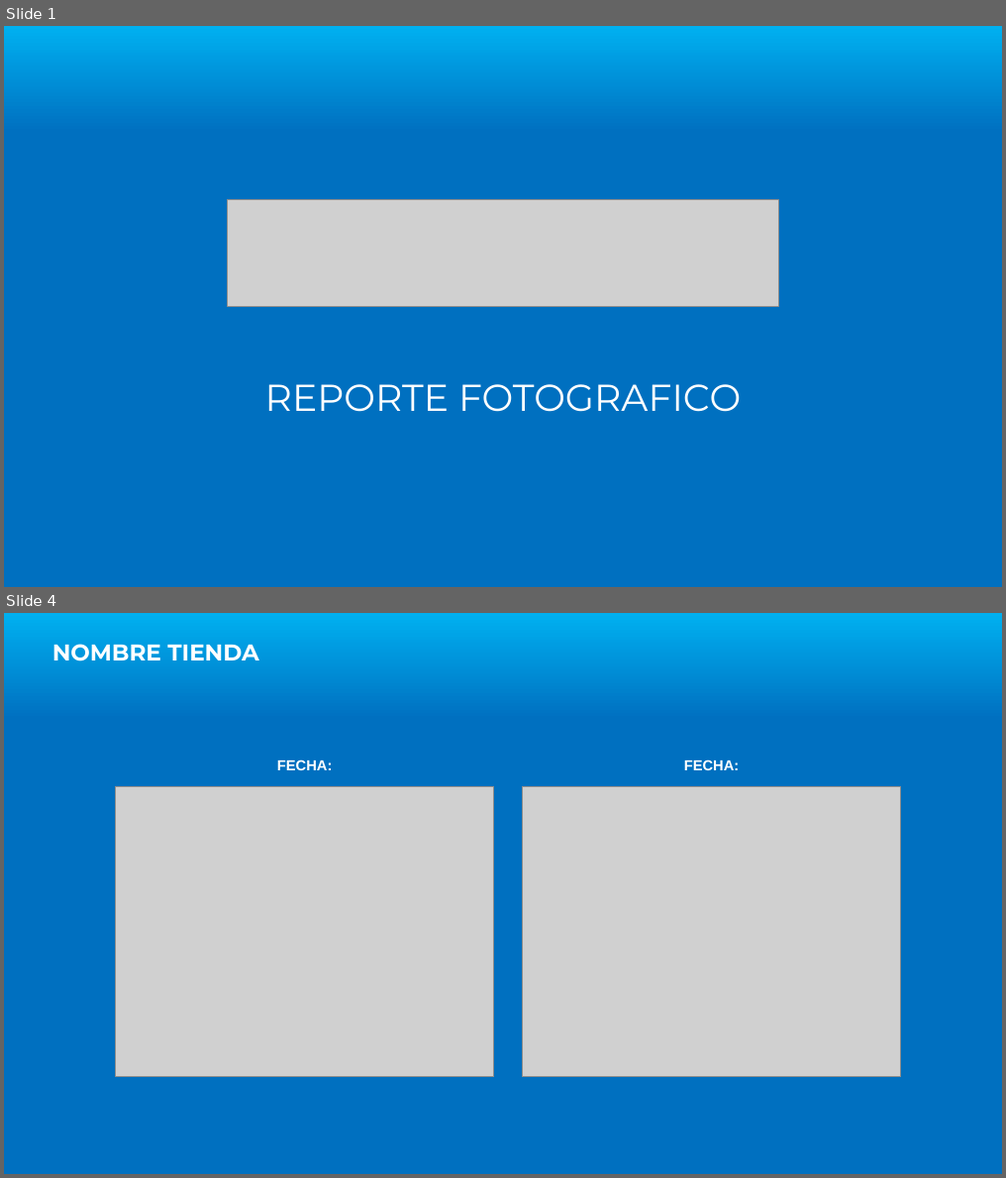
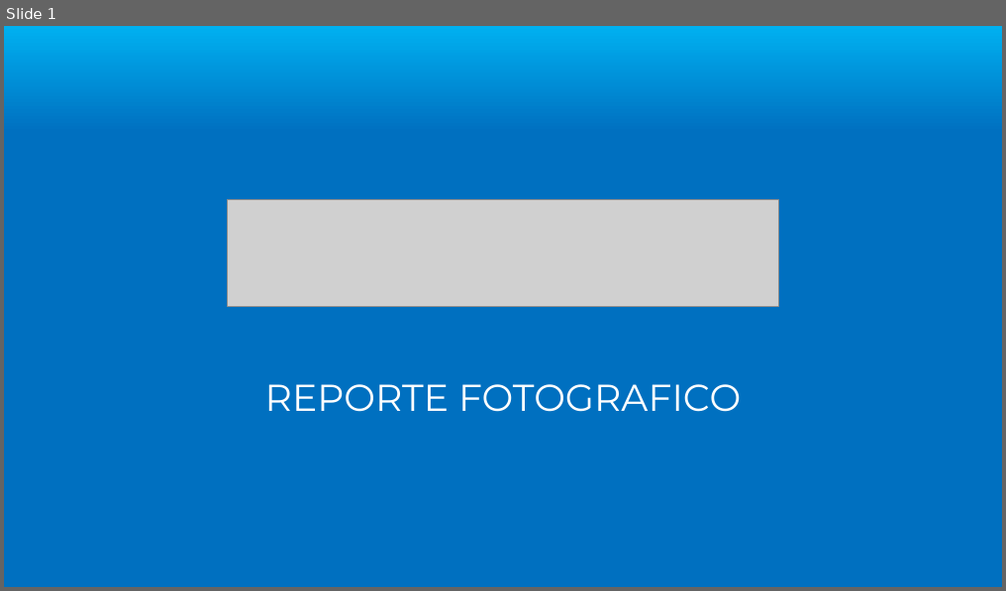
Before and after one commit to jrolivares/App-Imp, a slide deck: Termplate.pptx. Shown one above the other, each under a label of ours: slides 1 and 4 before the commit, slide 1 after it; the slides between them are not shown. The pictures are 1006x1178 and 1006x591 pixels, drawn with LibreOffice and Linux fonts; fonts in the diff are those of the drawing; grey boxes stand for pictures; background and template pictures are left out. Boxes give left, top, right and bottom in pixels: in the first picture for what was removed or moved away, otherwise in the second. Text is boxed around its words. In the diff, an @@ line names an element or a change of style, - is before the commit and + after.

```diff
--- a/Termplate.pptx
+++ b/Termplate.pptx
@@ slide 4 removed at (4, 613, 1002, 1174), background gradient #00B0F0 to #0070C0 @@
@@ text removed at (53, 644, 258, 662) @@
-NOMBRE TIENDA
@@ text removed at (277, 760, 333, 770) @@
-FECHA:
@@ text removed at (684, 760, 740, 770) @@
-FECHA:
@@ picture removed at (116, 786, 494, 1076) @@
@@ picture removed at (522, 786, 901, 1076) @@
```
Also in this commit, not shown: 5 slides added, 6 other slides removed, 3 other files.
